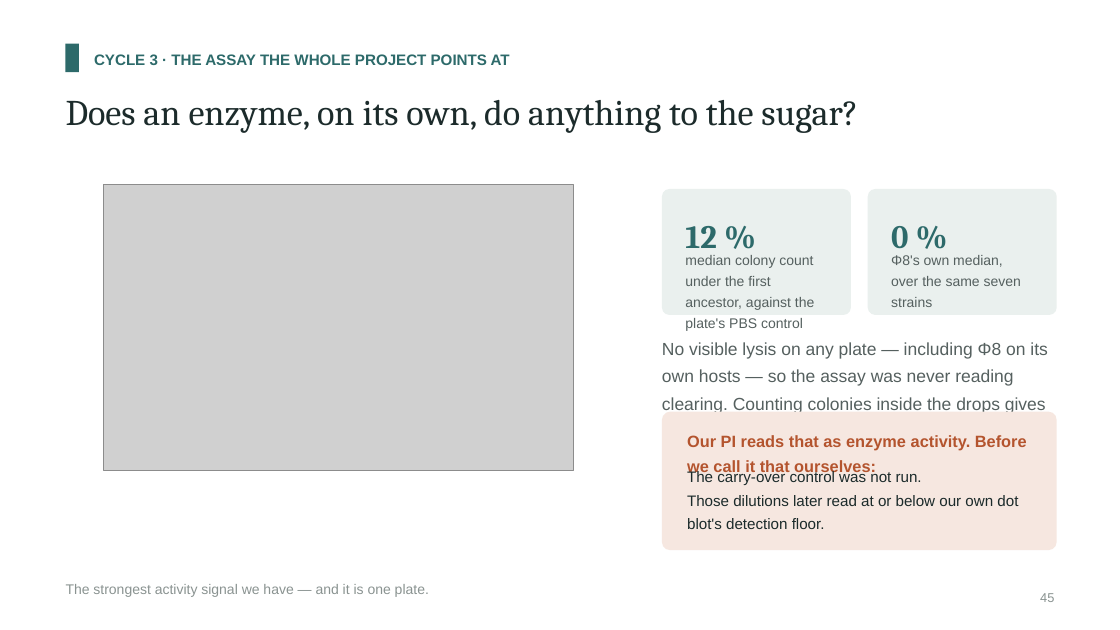
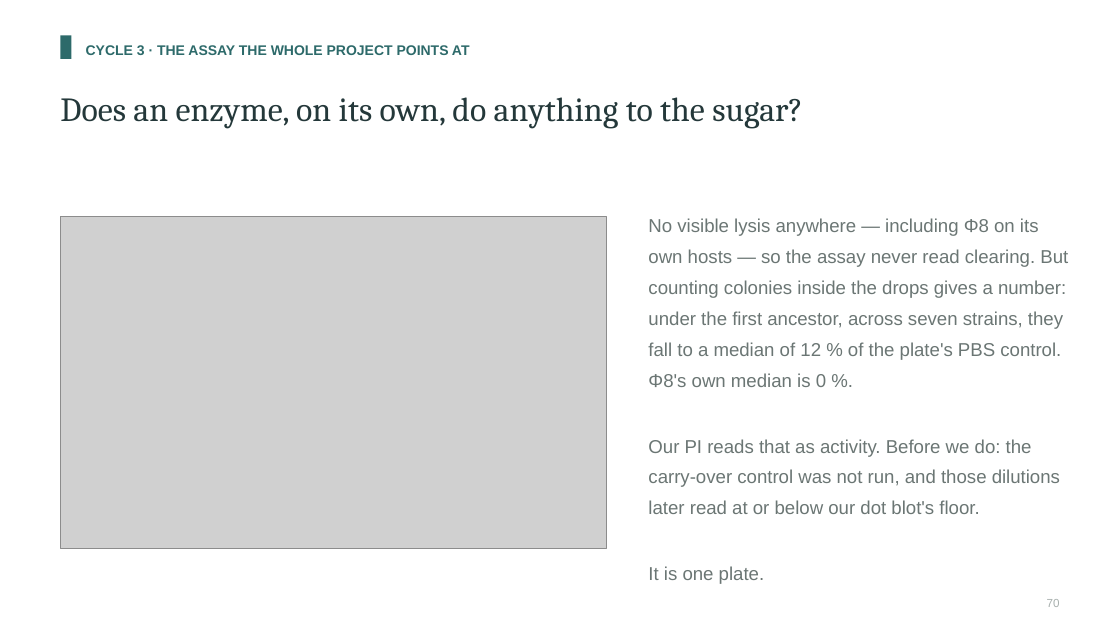
Before and after one commit to A1ex-Ch3n/igem-2026, a slide deck: slide 70 of documents/2026-10-25_presentation_deck.pptx (slide 45 before the commit). Drawn at 1120x630 pixels with LibreOffice and Linux fonts; fonts in the diff are those of the drawing; grey boxes stand for pictures. Boxes give left, top, right and bottom in pixels: in the first picture for what was removed or moved away, otherwise in the second. Text is boxed around its words. In the diff, an @@ line names an element or a change of style, - is before the commit and + after.

```diff
--- a/documents/2026-10-25_presentation_deck.pptx
+++ b/documents/2026-10-25_presentation_deck.pptx
@@ rectangle resized from (x1=66, y1=44, x2=79, y2=72) to (x1=60, y1=35, x2=71, y2=59) @@
@@ text "CYCLE 3 · THE ASSAY ..." moved from (x1=94, y1=54, x2=510, y2=65) to (x1=86, y1=45, x2=470, y2=55) @@
@@ text "CYCLE 3 · THE ASSAY ..." at (x1=86, y1=45, x2=470, y2=55): size 13 to 12 pt; line spacing 1.25 to 1.3 @@
@@ text "Does an enzyme, on its ..." at (x1=60, y1=97, x2=803, y2=128): size 31 to 29 pt, text colour #1C2B2B to #24383A; line spacing 1.08 to 1.12 @@
@@ rounded rectangle removed at (x1=662, y1=189, x2=851, y2=315) @@
@@ rounded rectangle removed at (x1=868, y1=189, x2=1057, y2=315) @@
@@ picture resized from (x1=103, y1=185, x2=573, y2=471) to (x1=60, y1=217, x2=607, y2=549) @@
@@ text at (x1=648, y1=218, x2=1068, y2=584): text changed; size 15 to 16 pt; text colour #55605F to #6B7674 @@
-No visible lysis on any plate — including Φ8 on its own hosts — so the assay was never reading clearing. Counting colonies inside the drops gives a number.
+No visible lysis anywhere — including Φ8 on its own hosts — so the assay never read clearing. But counting colonies inside the drops gives a number: under the first ancestor, across seven strains, they fall to a median of 12 % of the plate's PBS control. Φ8's own median is 0 %.
+Our PI reads that as activity. Before we do: the carry-over control was not run, and those dilutions later read at or below our dot blot's floor.
+It is one plate.
@@ text removed at (x1=685, y1=226, x2=716, y2=248) @@
-12 %
@@ text removed at (x1=891, y1=226, x2=908, y2=248) @@
-0 %
@@ text removed at (x1=685, y1=276, x2=814, y2=331) @@
-median colony count under the first ancestor, against the plate's PBS control
@@ text removed at (x1=891, y1=276, x2=1021, y2=307) @@
-Φ8's own median, over the same seven strains
@@ rounded rectangle removed at (x1=662, y1=412, x2=1057, y2=550) @@
@@ text removed at (x1=687, y1=435, x2=1027, y2=476) @@
-Our PI reads that as enzyme activity. Before we call it that ourselves:
@@ text removed at (x1=687, y1=470, x2=1018, y2=529) @@
-The carry-over control was not run.
-Those dilutions later read at or below our own dot blot's detection floor.
@@ text removed at (x1=66, y1=584, x2=429, y2=597) @@
-The strongest activity signal we have — and it is one plate.
@@ text removed at (x1=1040, y1=593, x2=1054, y2=602) @@
-45
@@ text added at (x1=1047, y1=599, x2=1060, y2=607), 10 pt, text #A8B0AE @@
+70
```
Also in this commit, not shown: 27 other slides changed, 57 slides added, 28 slides removed, 20 other files.
